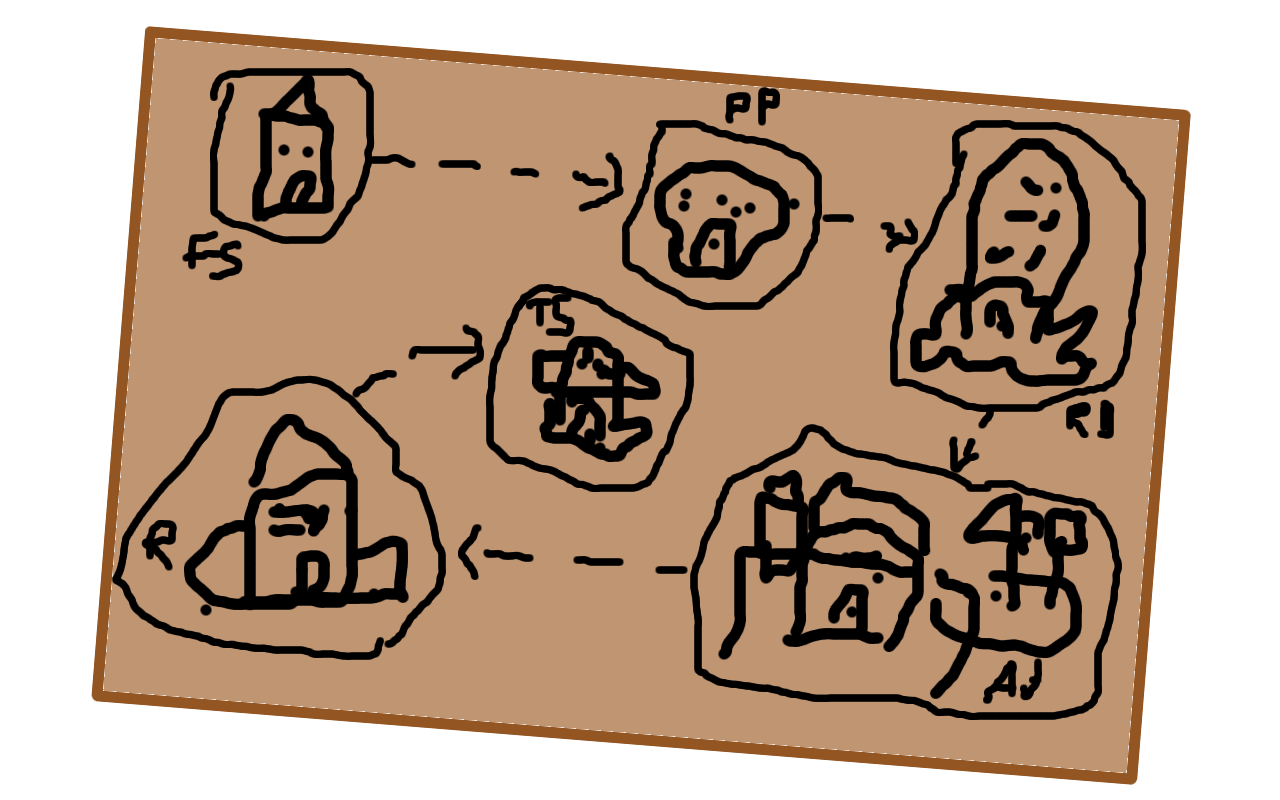
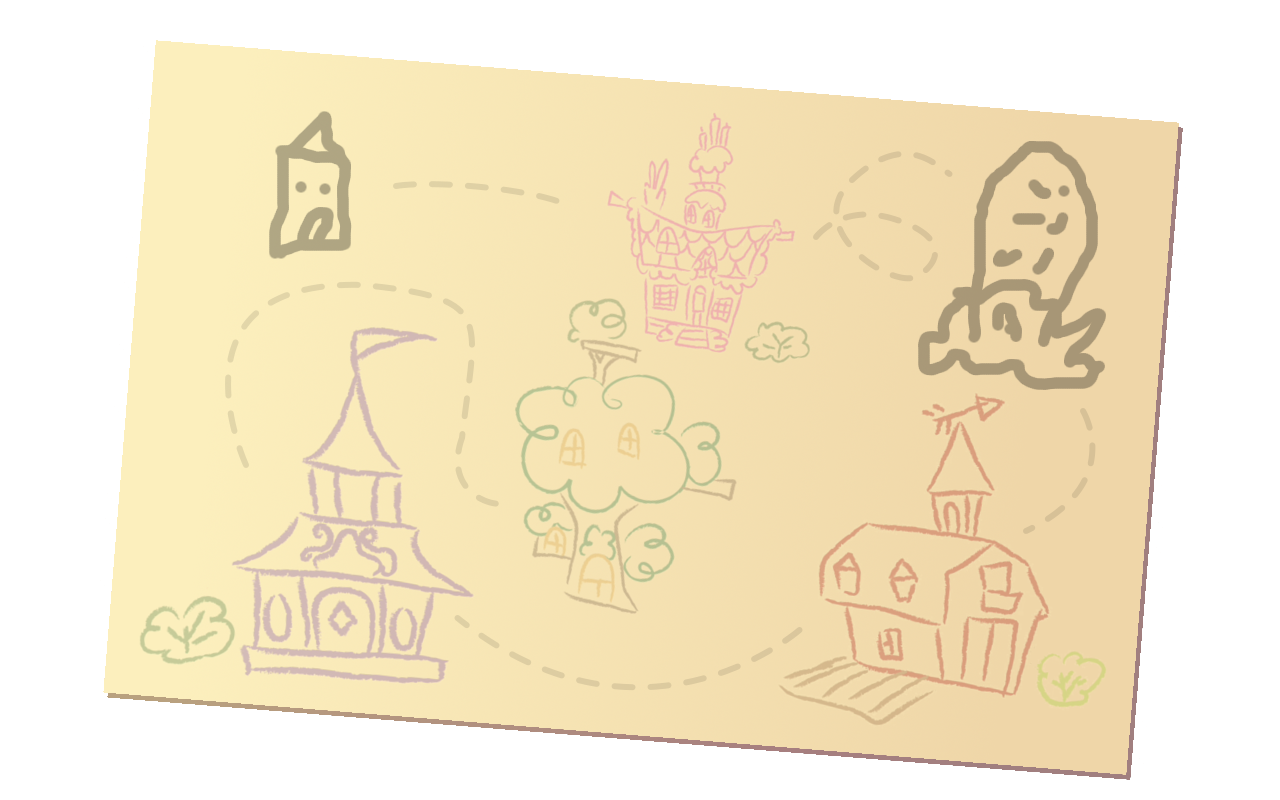
Layer changes from the first 1280x800 image to the second:
added layer "Nowa warstwa#5" (10%) above "Oderwana warstwa" over [225, 151, 1096, 691]
added layer "Oderwana warstwa" (30%) above "Wklejona warstwa#3" over [269, 111, 352, 259]
added layer "Wklejona warstwa#3" (30%) above "Wklejona warstwa#2" over [511, 290, 741, 617]
added layer "Wklejona warstwa#2" (30%) above "Wklejona warstwa#1" over [137, 323, 476, 695]
added layer "Wklejona warstwa#1" (30%) above "Nowa warstwa#2" over [604, 109, 814, 367]
hid "Nowa warstwa#2" over [112, 68, 1146, 720]
hid "Nowa warstwa#3" over [141, 87, 1115, 704]
added layer "Wklejona warstwa" (30%) above "Nowa warstwa#4" over [777, 391, 1111, 730]
added layer "Nowa warstwa#4" (30%) above "Nowa warstwa#1" over [918, 141, 1106, 390]
hid "Nowa warstwa#1" over [184, 74, 1098, 699]
added layer "kopia: Nowa warstwa" above "Nowa warstwa" over [100, 40, 1186, 775]
"Nowa warstwa": opacity 100% → 50%, painted on it over [91, 26, 1191, 785]
